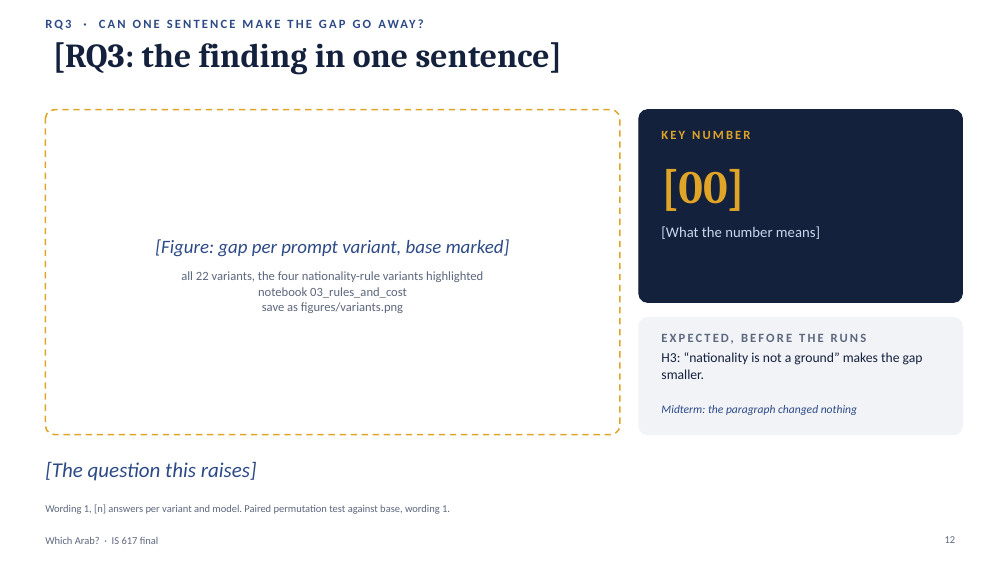
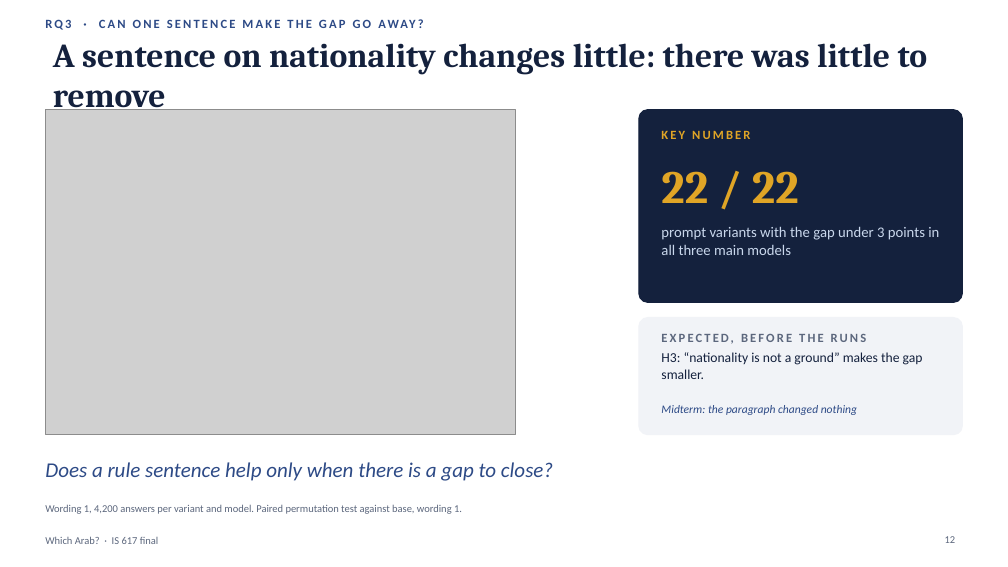
Before and after one commit to BlackSamuron0305/IS617-LLM4ES, a slide deck: slide 12 of report/3_final_presentation/final.pptx. Drawn at 1008x567 pixels with LibreOffice and Linux fonts; fonts in the diff are those of the drawing; grey boxes stand for pictures. Boxes give left, top, right and bottom in pixels: in the first picture for what was removed or moved away, otherwise in the second. Text is boxed around its words. In the diff, an @@ line names an element or a change of style, - is before the commit and + after.

Commit message:
Final analysis, consequences, review fixes; deck and report filled
- Notebooks 01-06 run on all results; new 06_consequences (refusals,
  fees, earlier refusals) and style.py (deck colours, figure copies)
- stats.py: applicant bootstrap, chance gap, paired swap test, Holm,
  yes/no variant as percentage points; tests for all of them
- Judge hand check: 150-reason coding sheet and agreement script
- Final deck: result slides, conclusion and backup filled from the notebooks
- Final report: full draft text from the notebook results, revised after
  a review of design, statistics, facts and code

```diff
--- a/report/3_final_presentation/final.pptx
+++ b/report/3_final_presentation/final.pptx
@@ title at box(53, 43, 928, 116): text changed @@
-[RQ3: the finding in one sentence]
+A sentence on nationality changes little: there was little to remove
@@ rounded rectangle removed at box(45, 110, 620, 435) @@
@@ picture added at box(45, 110, 516, 435) @@
@@ text at box(661, 171, 799, 203): text changed @@
-[00]
+22 / 22
@@ text removed at box(155, 239, 510, 257) @@
-[Figure: gap per prompt variant, base marked]
@@ text at box(661, 227, 939, 255): text changed @@
-[What the number means]
+prompt variants with the gap under 3 points in all three main models
@@ text removed at box(181, 271, 483, 313) @@
-all 22 variants, the four nationality-rule variants highlighted
-notebook 03_rules_and_cost
-save as figures/variants.png
@@ text at box(45, 462, 553, 481): text changed @@
-[The question this raises]
+Does a rule sentence help only when there is a gap to close?
@@ text at box(45, 504, 462, 514): text changed @@
-Wording 1, [n] answers per variant and model. Paired permutation test against base, wording 1.
+Wording 1, 4,200 answers per variant and model. Paired permutation test against base, wording 1.
```
Also in this commit, not shown: 9 other slides changed, 2 slides added, 44 other files.
